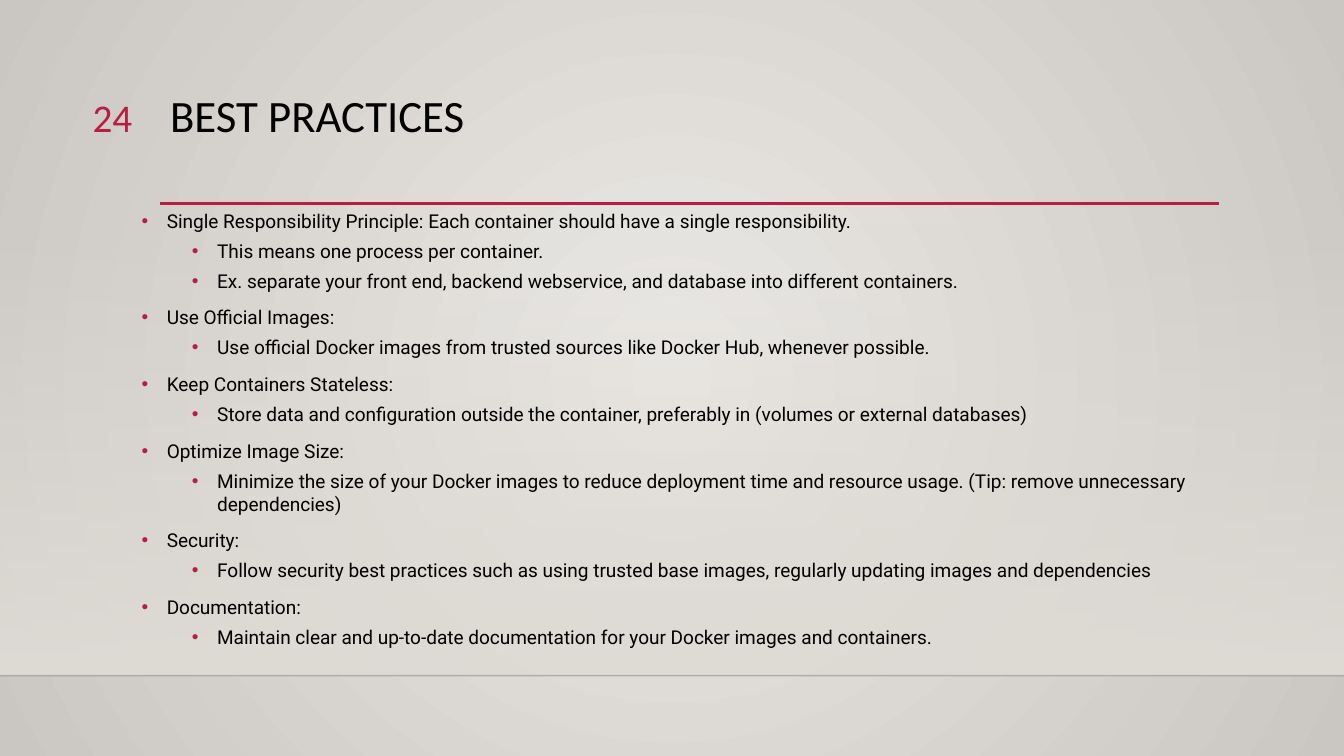
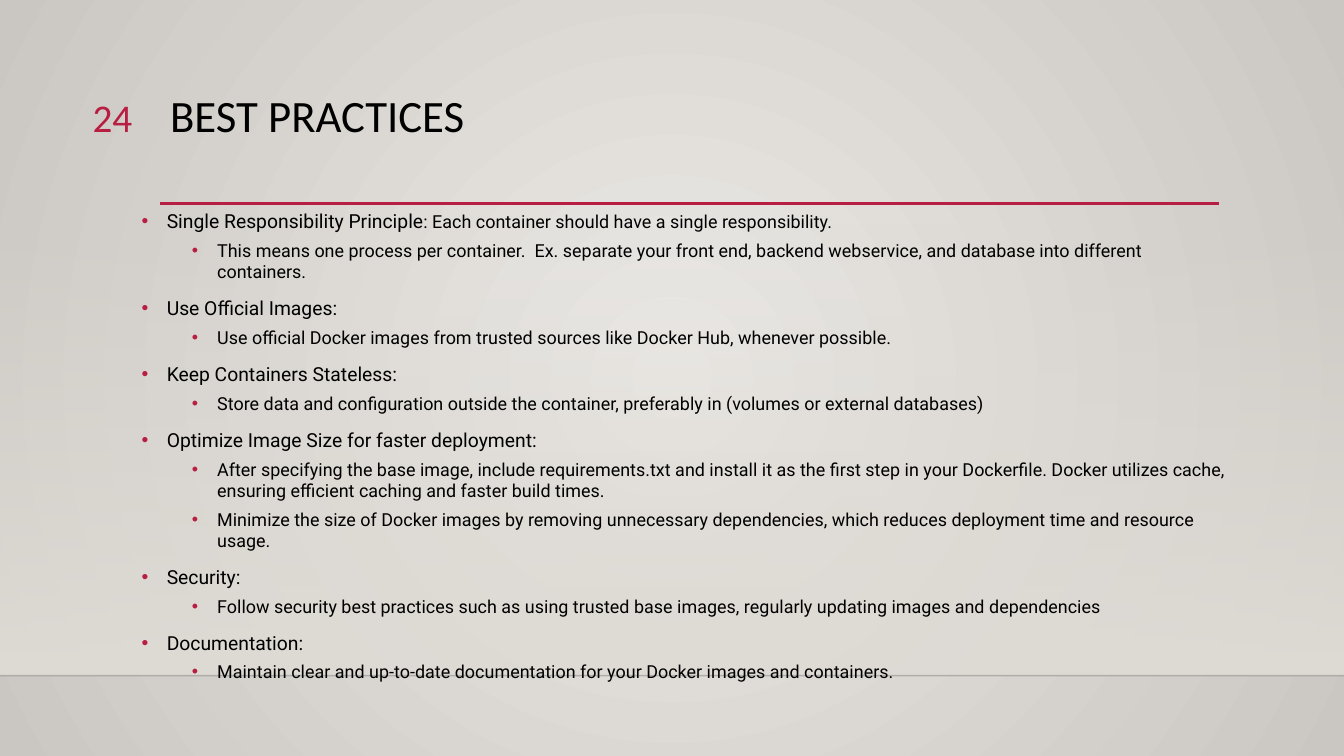
Before and after one commit to ddum-sutd/docker_workshop, a slide deck: slide 24 of Docker_workshop.pptx. Drawn at 1344x756 pixels with LibreOffice and Linux fonts; fonts in the diff are those of the drawing; background and template pictures are left out. Boxes give left, top, right and bottom in pixels: in the first picture for what was removed or moved away, otherwise in the second. Text is boxed around its words. In the diff, an @@ line names an element or a change of style, - is before the commit and + after.

```diff
--- a/Docker_workshop.pptx
+++ b/Docker_workshop.pptx
@@ text at <box>167,213,1100,682</box>: size 13.6 to 13.8 pt in "Single Responsibility Principle:", "Use Official Images:", "Keep Containers Stateless:", "Security:" and 1 more places; size 13.6 to 12.8 pt in "Principle: Each container should have a single ...", "Use official Docker images from trusted sources ...", "Store data and configuration outside the container, ...", "Follow security best practices such as using ..." and 1 more places @@
@@ text at <box>217,243,1142,278</box>: text changed; size 13.6 to 12.8 pt @@
-  • This means one process per container.
-  • Ex. separate your front end, backend webservice, and database into different containers.
+  • This means one process per container. Ex. separate your front end, backend webservice, and database into different containers.
@@ text at <box>167,432,1224,551</box>: text changed; size 13.6 to 12.8 pt @@
-• Optimize Image Size:
-  • Minimize the size of your Docker images to reduce deployment time and resource usage. (Tip: remove unnecessary dependencies)
+• Optimize Image Size for faster deployment:
+  • After specifying the base image, include requirements.txt and install it as the first step in your Dockerfile. Docker utilizes cache, ensuring efficient caching and faster build times.
+  • Minimize the size of Docker images by removing unnecessary dependencies, which reduces deployment time and resource usage.
```
Also in this commit, not shown: 2 other slides changed, 1 other file.
